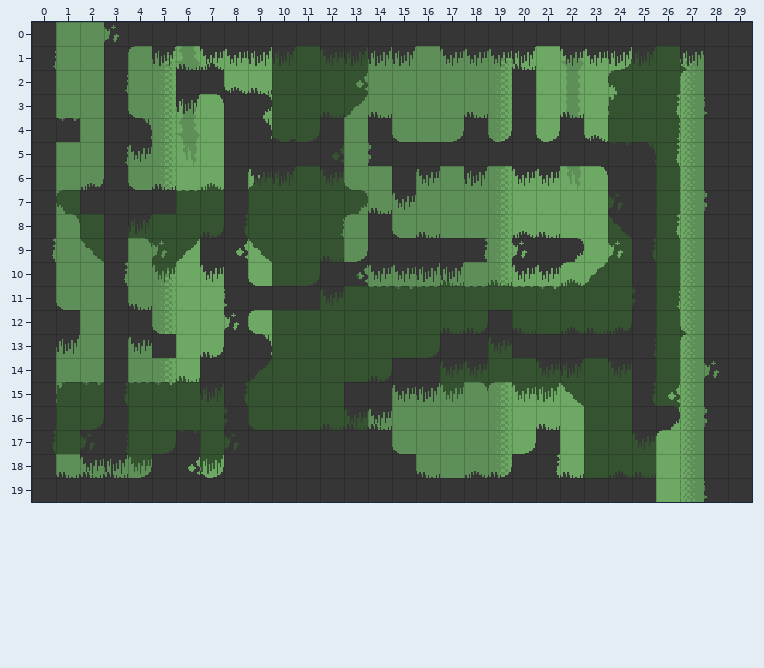
One commit to this Tiled map (JSON): src/assets/maps/map_3A.json. Above is the file before it was changed.
Cells are 16x16 px. Shown: x 0..29, y 0..19.
New version:
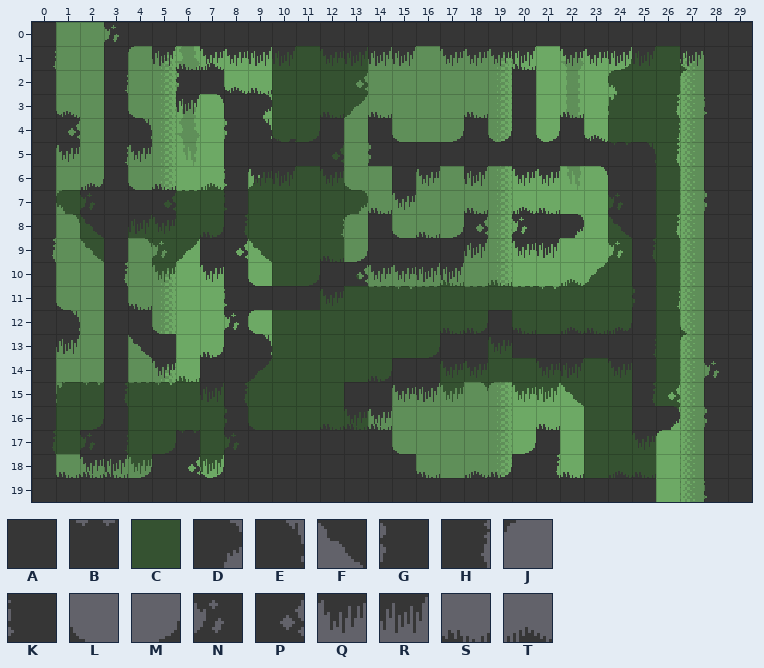
Key: from "mininicular": A 0, B 2, C 4, D 9, E 17, F 18, G 24, H 25, J 26, K 32, L 34, M 35, N 40, P 41, Q 48, R 49, S 50, T 51.
_ is an empty cell, . an unchanged one.
Change:
--- layer "mid"
@@ x 2..2 @@
- 7 _
+ 7 C
--- layer "ground_decoration_b"
@@ x 1..1 @@
- 3 _
+ 3 L
@@ x 1..1 @@
- 5 _
+ 5 J
@@ x 2..2 @@
- 8 _
+ 8 F
--- layer "ground_decoration_a"
@@ x 1..1 @@
- 3 _
+ 3 T
@@ x 1..1 @@
- 5 _
+ 5 Q
@@ x 5..22 @@
- 7 ............._.__.
- 8 _..........._..TS.
- 9 ............._.__.
-10 ...............QQJ
+ 7 .............S.TS.
+ 8 Q...........M..__.
+ 9 .............R.QR.
+10 ...............___
@@ x 4..5 @@
-13 Q.
-14 ._
+13 F.
+14 .Q
--- layer "ground"
@@ x 6..6 @@
- 2 A
+ 2 G
@@ x 1..8 @@
- 4 B......A
+ 4 P......G
@@ x 2..22 @@
- 6 ......A..............
- 7 A..A..A..............
- 8 ................_.___
- 9 ................H.NAD
+ 6 ......K..............
+ 7 N..P..K..............
+ 8 ................P.NAD
+ 9 ................_.___
@@ x 1..1 @@
-12 A
+12 E
